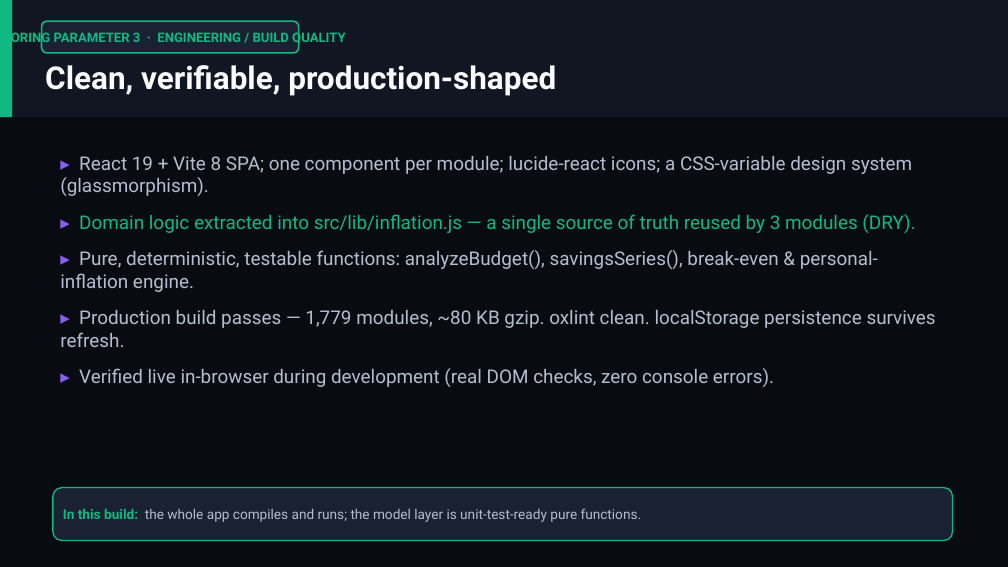
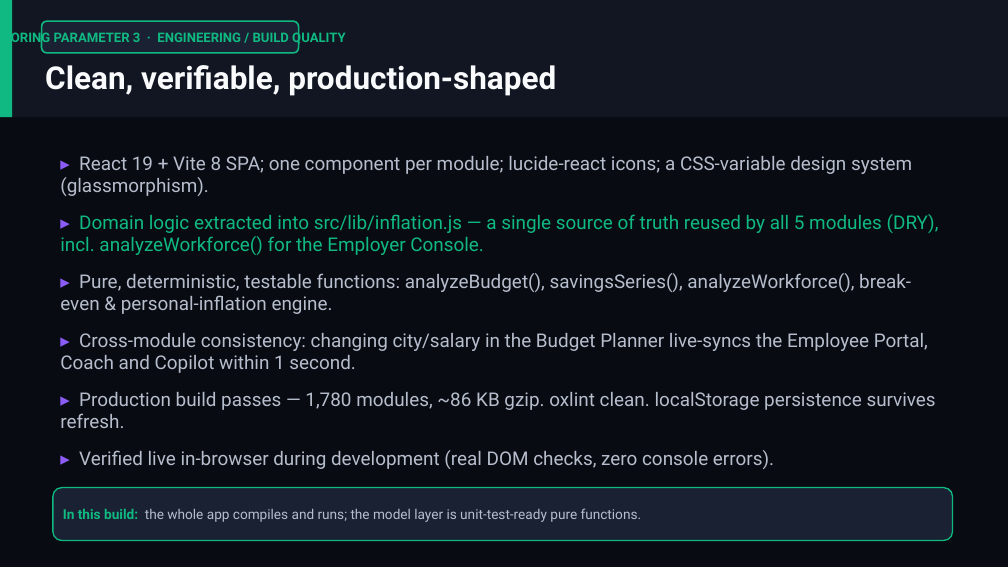
Before and after one commit to kanakakkl/salaryshield, a slide deck: slide 5 of deliverables/SalaryShield_Pitch_Deck.pptx. Drawn at 1008x567 pixels with LibreOffice and Linux fonts; fonts in the diff are those of the drawing. Boxes give left, top, right and bottom in pixels: in the first picture for what was removed or moved away, otherwise in the second. Text is boxed around its words. In the diff, an @@ line names an element or a change of style, - is before the commit and + after.

```diff
--- a/deliverables/SalaryShield_Pitch_Deck.pptx
+++ b/deliverables/SalaryShield_Pitch_Deck.pptx
@@ text at bbox=[60, 214, 939, 428]: text changed @@
-▸ Domain logic extracted into src/lib/inflation.js — a single source of truth reused by 3 modules (DRY).
-▸ Pure, deterministic, testable functions: analyzeBudget(), savingsSeries(), break-even & personal-inflation engine.
-▸ Production build passes — 1,779 modules, ~80 KB gzip. oxlint clean. localStorage persistence survives refresh.
+▸ Domain logic extracted into src/lib/inflation.js — a single source of truth reused by all 5 modules (DRY), incl. analyzeWorkforce() for the Employer Console.
+▸ Pure, deterministic, testable functions: analyzeBudget(), savingsSeries(), analyzeWorkforce(), break-even & personal-inflation engine.
+▸ Cross-module consistency: changing city/salary in the Budget Planner live-syncs the Employee Portal, Coach and Copilot within 1 second.
+▸ Production build passes — 1,780 modules, ~86 KB gzip. oxlint clean. localStorage persistence survives refresh.
```
Also in this commit, not shown: 5 other slides changed, 14 other files.
